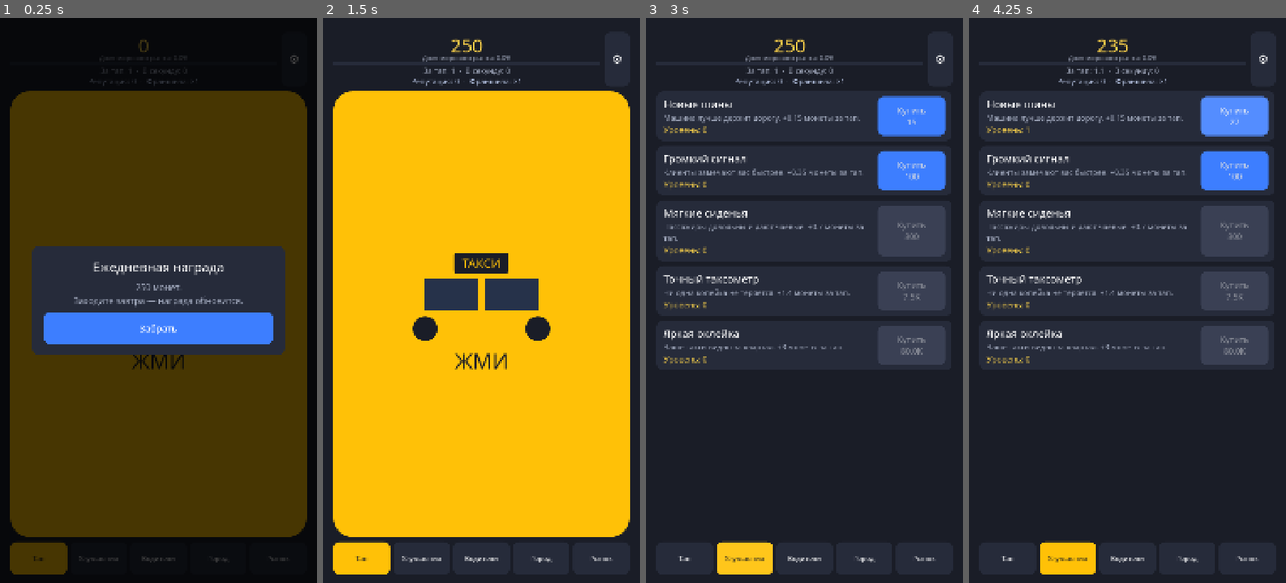
Above: before the commit, frames 1-4 (left to right).
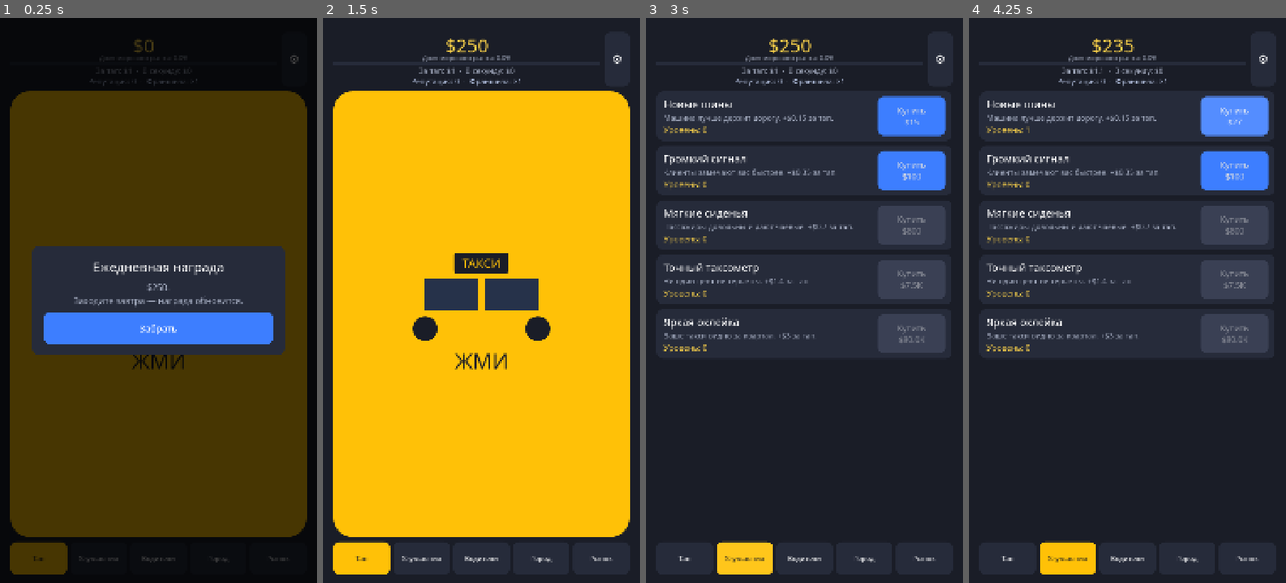
Above: after the commit, the same moments.

Repository: bogdan22807/play1
Game: Godot game, scene res://scenes/main.tscn
Same seed, same stepped clock (60 frames per second), same inputs: the game is played once before the commit and once after it.
Inputs (mouse positions are in pixels of both pictures, inside the frame that each line leads up to):
- Up to frame 1 (0.25 s): no input
- Up to frame 2 (1.5 s): click "⚙" at 0.5 s; click (481, 311) at 1.25 s
- Up to frame 3 (3 s): click "Тап" at 2 s; click "Улучшения" at 2.75 s
- Up to frame 4 (4.25 s): click (1235, 114) at 3.5 s, where only the run before the commit has a clickable "Купить 15"

The runs differ from the first frame. In frame 1, 0.2% of the frame differs, in the area x 32-59%, y 3-49%; in frame 2, 0.3%; in frame 3, 5.2%; in frame 4, 5.2%, in the area x 5-95%, y 3-62%.

Commit message:
Этап 0: доллары, старт в Азии, офлайн-доход 80%
- Суммы на экране показываются в долларах (format_money).
- Родной город теперь Бангкок, Азия убрана из списка регионов для открытия.
- Пока игра закрыта, доход капает на 80% (offline_income_rate в balance.json).
- Решения записаны в docs/GDD.md.

Co-Authored-By: Claude Opus 5.5 <noreply@anthropic.com>
Claude-Session: https://claude.ai/code/session_01MxXKk2HQEPtG6SjaKVkKMr

Diff:
--- a/autoload/game_state.gd
+++ b/autoload/game_state.gd
@@ -100,6 +100,8 @@
 var _tap_from_income: float = 0.01
 ## Доход в секунду, при котором доля мирового рынка становится 100%.
 var _world_market_size: float = 600000000.0
+## Какая доля обычного дохода капает, пока игра закрыта. 0.8 = 80%.
+var _offline_income_rate: float = 0.8
 
 
 func _ready() -> void:
@@ -369,7 +371,7 @@
 	if reputation < need_reputation:
 		missing.append("Не хватает репутации: %d" % (need_reputation - reputation))
 	if coins + 0.001 < get_region_cost(region_id):
-		missing.append("Не хватает монет")
+		missing.append("Не хватает денег")
 	if missing.is_empty():
 		return ""
 	return "\n".join(missing)
@@ -454,7 +456,7 @@
 	if is_competitor_owned(competitor_id):
 		return {"ok": false, "refused": false, "text": "Эта компания уже ваша."}
 	if not can_offer_buyout(competitor_id):
-		return {"ok": false, "refused": false, "text": "Не хватает монет."}
+		return {"ok": false, "refused": false, "text": "Не хватает денег."}
 	if randf() < get_buyout_refuse_chance(competitor_id):
 		return {
 			"ok": false,
@@ -691,7 +693,7 @@
 		_offline_capped = false
 		return
 	_offline_seconds = total_seconds
-	_offline_coins = income * total_seconds
+	_offline_coins = income * _offline_income_rate * total_seconds
 
 
 ## Копейки за пару секунд кладём в кошелёк без окна.
@@ -897,7 +899,7 @@
 	var parts: PackedStringArray = PackedStringArray()
 	var coins_reward: float = float(info.get("reward_coins", 0))
 	if coins_reward > 0.0:
-		parts.append("+%s монет" % format_number(coins_reward))
+		parts.append("+%s" % format_money(coins_reward))
 	var extra_reputation: int = int(info.get("reward_reputation", 0))
 	if extra_reputation > 0:
 		parts.append("+%d репутации" % extra_reputation)
@@ -958,6 +960,15 @@
 	var data: Dictionary = parsed
 	_tap_from_income = maxf(0.0, float(data.get("tap_from_income", _tap_from_income)))
 	_world_market_size = maxf(1.0, float(data.get("world_market_size", _world_market_size)))
+	_offline_income_rate = clampf(float(data.get("offline_income_rate", _offline_income_rate)), 0.0, 1.0)
+
+
+## Сумма в долларах: $999, $1.5K, $-20.
+static func format_money(value: float) -> String:
+	var text: String = format_number(value)
+	if text.begins_with("-"):
+		return "-$" + text.substr(1)
+	return "$" + text
 
 
 ## Короткий вид числа: 999, 1.5K, 2.3M, 4.1B.
--- a/data/achievements.json
+++ b/data/achievements.json
@@ -1,7 +1,7 @@
 [
   {
     "id": "first_thousand",
-    "name": "Первые 1000 монет",
+    "name": "Первая $1000",
     "kind": "earned",
     "need": 1000,
     "reward_coins": 100,
@@ -9,7 +9,7 @@
   },
   {
     "id": "hundred_thousand",
-    "name": "Сто тысяч монет",
+    "name": "Первые $100K",
     "kind": "earned",
     "need": 100000,
     "reward_coins": 1000,
--- a/data/balance.json
+++ b/data/balance.json
@@ -1,4 +1,5 @@
 {
   "tap_from_income": 0.008,
-  "world_market_size": 600000000
+  "world_market_size": 600000000,
+  "offline_income_rate": 0.8
 }
--- a/data/cities.json
+++ b/data/cities.json
@@ -1,8 +1,8 @@
 [
   {
     "id": "home",
-    "name": "Родной город",
-    "description": "Здесь всё началось. Каждый новый район приносит больше заказов.",
+    "name": "Бангкок",
+    "description": "Азия, ваш первый город. Здесь всё началось: каждый новый район приносит больше заказов.",
     "districts": [
       {
         "id": "center",
--- a/data/regions.json
+++ b/data/regions.json
@@ -6,14 +6,6 @@
     "cost": 2800000,
     "reputation": 750,
     "income_bonus": 0.2
-  },
-  {
-    "id": "asia",
-    "name": "Азия",
-    "description": "Ночные мегаполисы не спят.",
-    "cost": 16000000,
-    "reputation": 1300,
-    "income_bonus": 0.35
   },
   {
     "id": "africa",
--- a/data/upgrades.json
+++ b/data/upgrades.json
@@ -2,7 +2,7 @@
   {
     "id": "tires",
     "name": "Новые шины",
-    "description": "Машина лучше держит дорогу. +0.15 монеты за тап.",
+    "description": "Машина лучше держит дорогу. +$0.15 за тап.",
     "base_cost": 15,
     "cost_growth": 1.8,
     "tap_bonus": 0.15
@@ -10,7 +10,7 @@
   {
     "id": "horn",
     "name": "Громкий сигнал",
-    "description": "Клиенты замечают вас быстрее. +0.35 монеты за тап.",
+    "description": "Клиенты замечают вас быстрее. +$0.35 за тап.",
     "base_cost": 100,
     "cost_growth": 1.8,
     "tap_bonus": 0.35
@@ -18,7 +18,7 @@
   {
     "id": "seats",
     "name": "Мягкие сиденья",
-    "description": "Пассажиры довольны и дают чаевые. +0.7 монеты за тап.",
+    "description": "Пассажиры довольны и дают чаевые. +$0.7 за тап.",
     "base_cost": 800,
     "cost_growth": 1.8,
     "tap_bonus": 0.7
@@ -26,7 +26,7 @@
   {
     "id": "meter",
     "name": "Точный таксометр",
-    "description": "Ни одна копейка не теряется. +1.4 монеты за тап.",
+    "description": "Ни один цент не теряется. +$1.4 за тап.",
     "base_cost": 7500,
     "cost_growth": 1.8,
     "tap_bonus": 1.4
@@ -34,7 +34,7 @@
   {
     "id": "wrap",
     "name": "Яркая оклейка",
-    "description": "Ваше такси видно за квартал. +3 монеты за тап.",
+    "description": "Ваше такси видно за квартал. +$3 за тап.",
     "base_cost": 80000,
     "cost_growth": 1.8,
     "tap_bonus": 3
--- a/scripts/main.gd
+++ b/scripts/main.gd
@@ -529,7 +529,7 @@
 			offer_button.disabled = true
 		else:
 			var cost: float = GameState.get_competitor_cost(id)
-			offer_button.text = "Предложить выкуп\n%s" % GameState.format_number(cost)
+			offer_button.text = "Предложить выкуп\n%s" % GameState.format_money(cost)
 			offer_button.disabled = not GameState.can_offer_buyout(id)
 
 
@@ -571,7 +571,7 @@
 	var now: float = GameState.get_franchise()
 	var preview: float = GameState.get_preview_franchise()
 	_sell_info.text = "Заработано за все забеги: %s\nБыло ×%s → станет ×%s" % [
-		GameState.format_number(GameState.lifetime_earned),
+		GameState.format_money(GameState.lifetime_earned),
 		GameState.format_number(now),
 		GameState.format_number(preview),
 	]
@@ -956,7 +956,7 @@
 			open_button.disabled = true
 		else:
 			var cost: float = GameState.get_district_cost(id)
-			open_button.text = "Открыть\n%s" % GameState.format_number(cost)
+			open_button.text = "Открыть\n%s" % GameState.format_money(cost)
 			open_button.disabled = not GameState.can_open_district(id)
 
 
@@ -972,7 +972,7 @@
 			reason_label.text = ""
 		else:
 			var cost: float = GameState.get_region_cost(id)
-			open_button.text = "Открыть\n%s" % GameState.format_number(cost)
+			open_button.text = "Открыть\n%s" % GameState.format_money(cost)
 			open_button.disabled = not GameState.can_open_region(id)
 			reason_label.text = GameState.get_region_block_reason(id)
 
@@ -990,7 +990,7 @@
 
 func _build_driver_rows() -> void:
 	var hint := Label.new()
-	hint.text = "Водители приносят монеты сами, даже если не нажимать на такси."
+	hint.text = "Водители приносят доллары сами, даже если не нажимать на такси."
 	hint.autowrap_mode = TextServer.AUTOWRAP_WORD_SMART
 	hint.horizontal_alignment = HORIZONTAL_ALIGNMENT_CENTER
 	hint.add_theme_font_size_override("font_size", 26)
@@ -1036,7 +1036,7 @@
 
 	var rate: float = float(info.get("income_per_second", 0))
 	var rate_label := Label.new()
-	rate_label.text = "Приносит %s в секунду" % GameState.format_number(rate)
+	rate_label.text = "Приносит %s в секунду" % GameState.format_money(rate)
 	rate_label.add_theme_font_size_override("font_size", 26)
 	rate_label.add_theme_color_override("font_color", COLOR_INCOME)
 	text_box.add_child(rate_label)
@@ -1197,7 +1197,7 @@
 		_offline_layer.visible = false
 		return
 	var amount: float = GameState.get_offline_coins()
-	_offline_label.text = "Пока вас не было, заработано %s" % GameState.format_number(amount)
+	_offline_label.text = "Пока вас не было, заработано %s" % GameState.format_money(amount)
 	_offline_time_label.text = _offline_time_text()
 	_offline_layer.visible = true
 
@@ -1257,7 +1257,7 @@
 				break
 		var need: float = float(info.get("need", 1))
 		var value: float = GameState.get_achievement_value(str(info.get("kind", "")))
-		var reward := "+%s" % GameState.format_number(float(info.get("reward_coins", 0)))
+		var reward := "+%s" % GameState.format_money(float(info.get("reward_coins", 0)))
 		if GameState.is_achievement_done(str(achievement_id)):
 			label.text = "%s\nПолучено, награда %s" % [str(info.get("name", "")), reward]
 			label.add_theme_color_override("font_color", COLOR_INCOME)
@@ -1351,7 +1351,7 @@
 	box.add_theme_constant_override("separation", 18)
 	panel.add_child(box)
 	box.add_child(_make_center_label("Ежедневная награда", 44, Color.WHITE))
-	box.add_child(_make_center_label("250 монет.\nЗаходите завтра — награда обновится.", 30, COLOR_MUTED))
+	box.add_child(_make_center_label("$250.\nЗаходите завтра — награда обновится.", 30, COLOR_MUTED))
 	box.add_child(_make_settings_button("Забрать", COLOR_BUY, _on_collect_daily))
 
 
@@ -1397,7 +1397,7 @@
 ## Над такси всплывает «+N» и тает.
 func _spawn_floating_gain(amount: float) -> void:
 	var label := Label.new()
-	label.text = "+%s" % GameState.format_number(amount)
+	label.text = "+%s" % GameState.format_money(amount)
 	label.horizontal_alignment = HORIZONTAL_ALIGNMENT_CENTER
 	label.mouse_filter = Control.MOUSE_FILTER_IGNORE
 	label.add_theme_font_size_override("font_size", 72)
@@ -1505,7 +1505,7 @@
 	_settings_menu.alignment = BoxContainer.ALIGNMENT_CENTER
 	stack.add_child(_settings_menu)
 	_settings_menu.add_child(_make_center_label("Настройки", 52, Color.WHITE))
-	var hint := _make_center_label("Сброс стирает монеты, улучшения и водителей. Это для проверки игры.", 28, COLOR_MUTED)
+	var hint := _make_center_label("Сброс стирает деньги, улучшения и водителей. Это для проверки игры.", 28, COLOR_MUTED)
 	hint.autowrap_mode = TextServer.AUTOWRAP_WORD_SMART
 	_settings_menu.add_child(hint)
 	_settings_menu.add_child(_make_settings_button("Сбросить прогресс", COLOR_DANGER, _ask_reset))
@@ -1557,7 +1557,7 @@
 
 func _on_coins_changed(value: float) -> void:
 	_refresh_achievements()
-	var text := GameState.format_number(value)
+	var text := GameState.format_money(value)
 	# Пока на экране та же строка, подпись не трогаем — иначе цифры двоятся.
 	if _coins_label.text == text:
 		return
@@ -1580,8 +1580,8 @@
 
 func _refresh_rate_line() -> void:
 	_tap_label.text = "За тап: %s  ·  В секунду: %s" % [
-		GameState.format_number(GameState.get_tap_power()),
-		GameState.format_number(GameState.get_income_per_second()),
+		GameState.format_money(GameState.get_tap_power()),
+		GameState.format_money(GameState.get_income_per_second()),
 	]
 	_refresh_market_share()
 
@@ -1638,7 +1638,7 @@
 		var id := str(upgrade_id)
 		level_label.text = "Уровень: %d" % GameState.get_upgrade_level(id)
 		var cost: float = GameState.get_upgrade_cost(id)
-		buy_button.text = "Купить\n%s" % GameState.format_number(cost)
+		buy_button.text = "Купить\n%s" % GameState.format_money(cost)
 		buy_button.disabled = not GameState.can_buy_upgrade(id)
 
 
@@ -1650,5 +1650,5 @@
 		var id := str(driver_id)
 		count_label.text = "Нанято: %d" % GameState.get_driver_count(id)
 		var cost: float = GameState.get_driver_cost(id)
-		hire_button.text = "Нанять\n%s" % GameState.format_number(cost)
+		hire_button.text = "Нанять\n%s" % GameState.format_money(cost)
 		hire_button.disabled = not GameState.can_hire_driver(id)
Not shown, changed: docs/GDD.md
